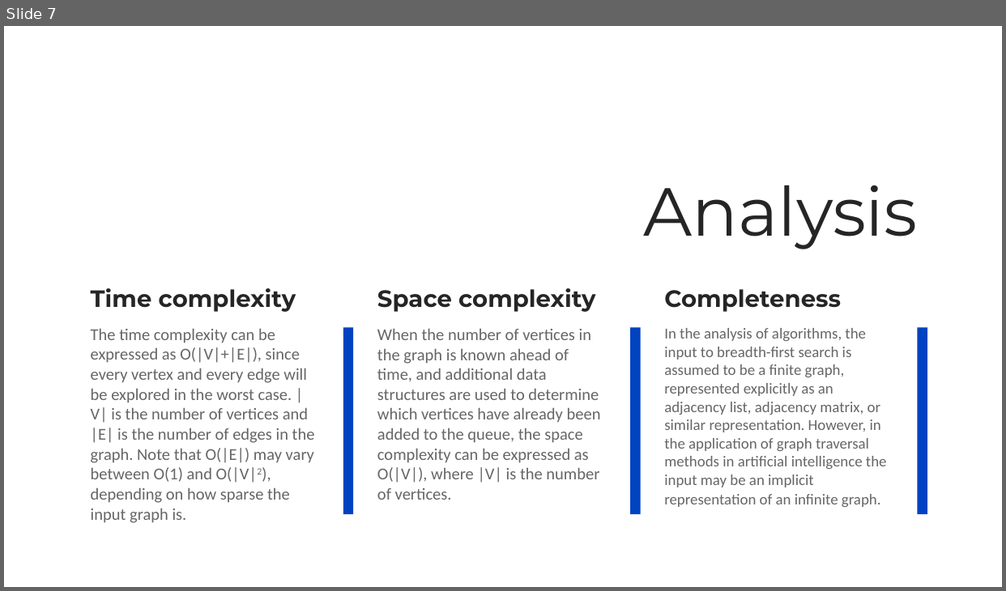
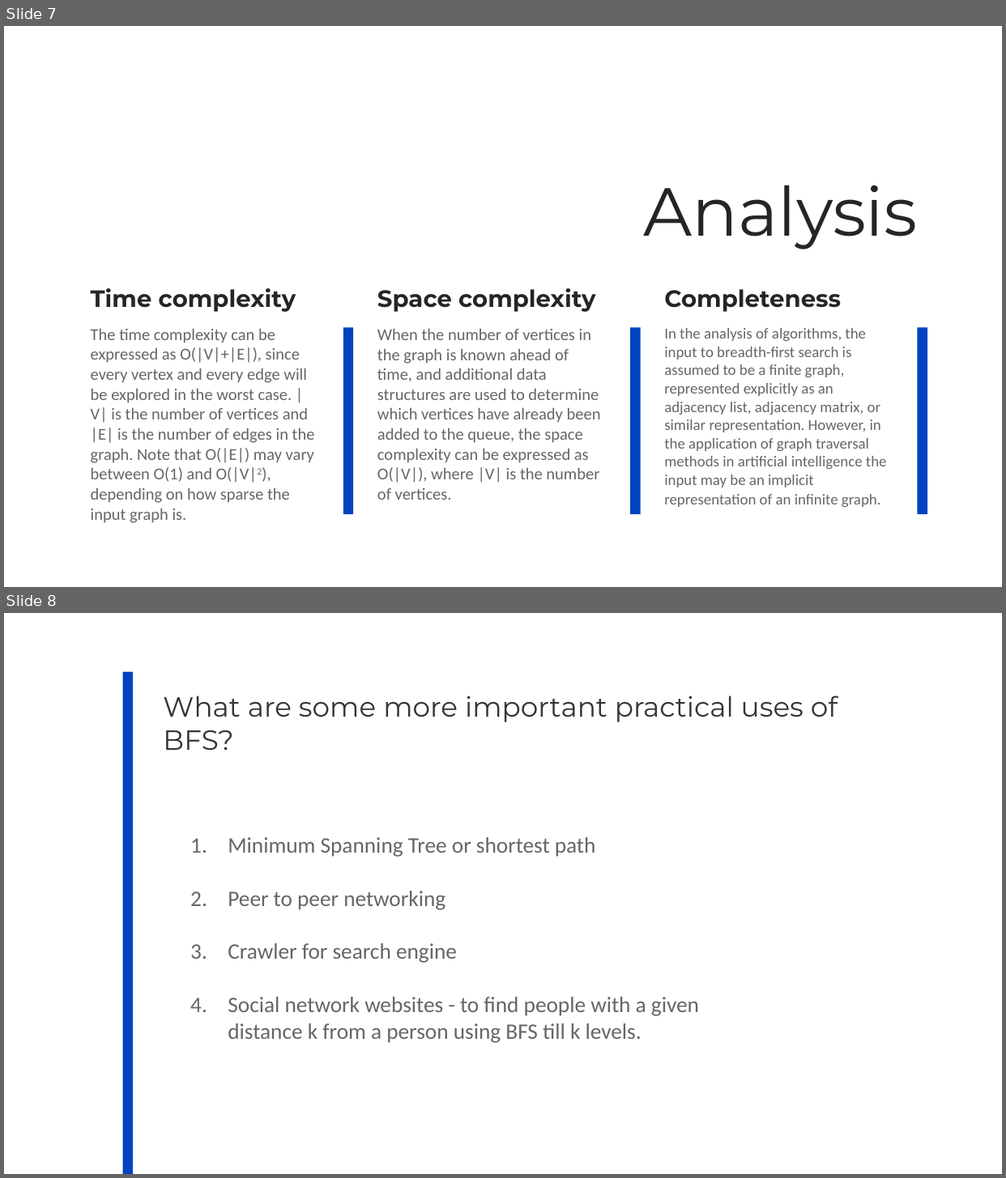
Before and after one commit to BaigazyRamazan/TuringsAI, a slide deck: TuringAI.pptx. Shown one above the other, each under a label of ours: slide 7 before the commit, slides 7 and 8 after it. The pictures are 1006x591 and 1006x1178 pixels, drawn with LibreOffice and Linux fonts; fonts in the diff are those of the drawing. Boxes give left, top, right and bottom in pixels: in the first picture for what was removed or moved away, otherwise in the second. Text is boxed around its words. In the diff, an @@ line names an element or a change of style, - is before the commit and + after.

```diff
--- a/TuringAI.pptx
+++ b/TuringAI.pptx
@@ slide 8 added at bbox=[4, 613, 1002, 1174], background #FFFFFF @@
@@ rectangle added at bbox=[123, 671, 134, 1174], fill #0043C1 @@
@@ title added at bbox=[163, 696, 837, 750], 20 pt, text #373334 @@
+What are some more important practical uses of BFS?
@@ subtitle added at bbox=[228, 837, 699, 1043], 16 pt, text #666666 @@
+1. Minimum Spanning Tree or shortest path
+2. Peer to peer networking
+3. Crawler for search engine
+4. Social network websites - to find people with a given distance k from a person using BFS till k levels.
```
Also in this commit, not shown: 1 other slide added.
